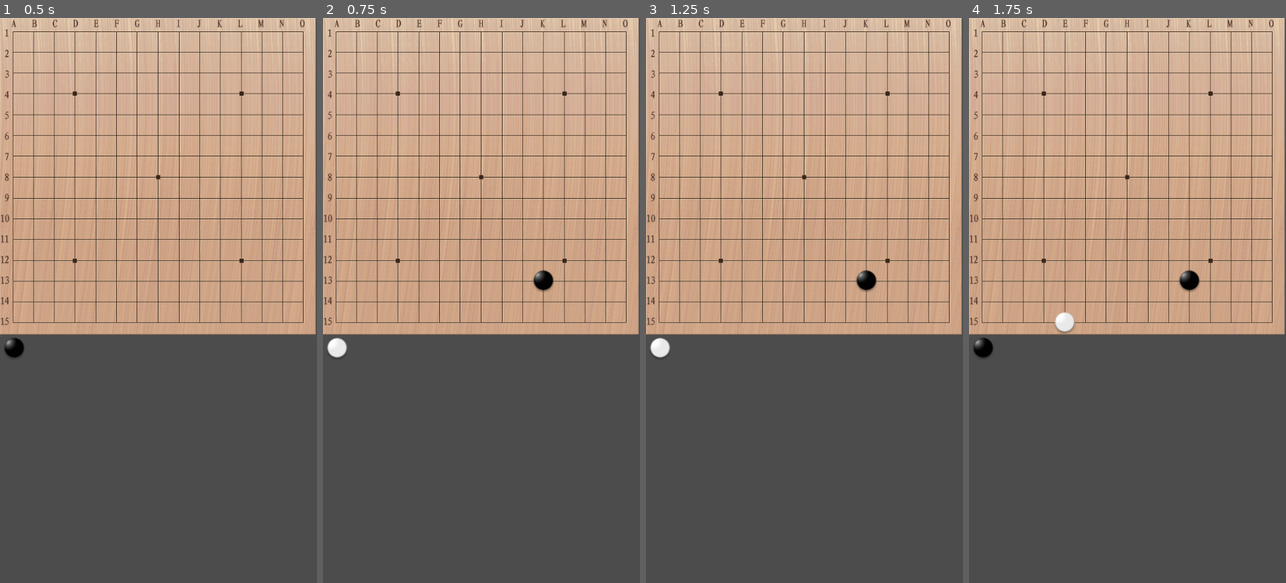
Above: before the commit, frames 1-4 (left to right).
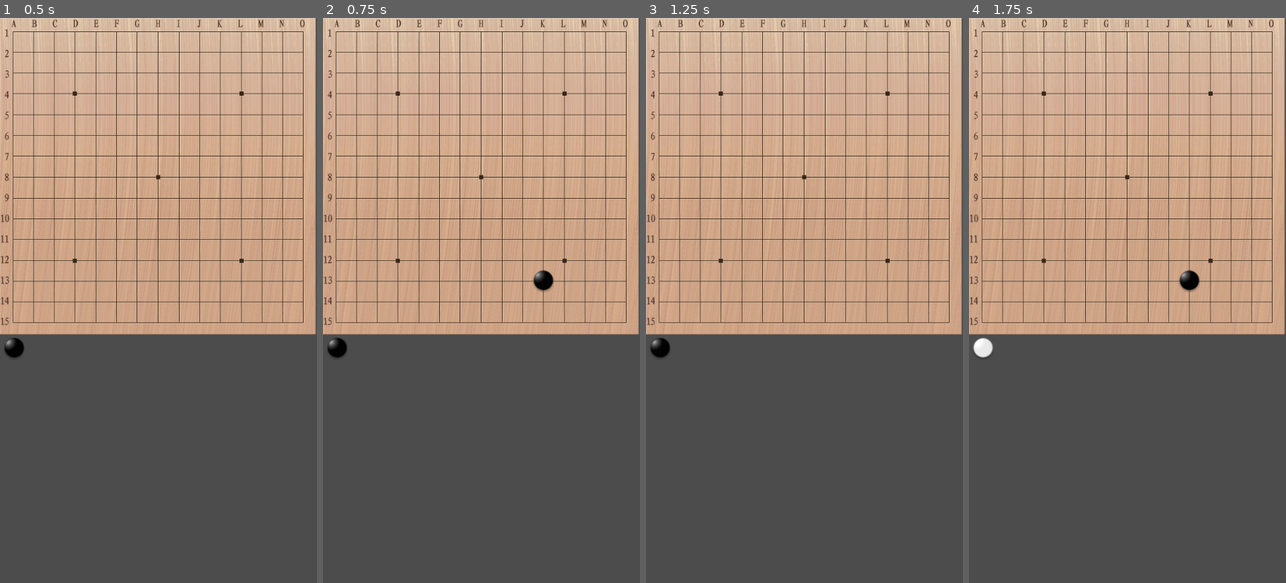
Above: after the commit, the same moments.

Repository: CodeLazier/gobang
Game: Godot game, scene res://assets/scenes/main.tscn
Same seed, same stepped clock (60 frames per second), same inputs: the game is played once before the commit and once after it. Before the commit the project starts from res://scenes/main.tscn.
Inputs (mouse positions are in pixels of both pictures, inside the frame that each line leads up to):
- Up to frame 1 (0.5 s): no input
- Up to frame 2 (0.75 s): tap Enter at 0.5 s; move the mouse to (551, 272) at 0.52 s; click (551, 272) at 0.67 s
- Up to frame 3 (1.25 s): no input
- Up to frame 4 (1.75 s): tap Space at 1.25 s; move the mouse to (1064, 328) at 1.27 s; click (1064, 328) at 1.42 s

Frame 1 is identical in both runs. In frame 2, 0.2% of the frame differs, in the area x 1-8%, y 56-61%; in frame 3, 0.4%, in the area x 1-73%, y 44-61%; in frame 4, 0.4%.

Commit message:
continue to optimize logic

Diff:
--- /dev/null
+++ b/assets/scenes/chess.tscn
@@ -0,0 +1,10 @@
+[gd_scene load_steps=2 format=2]
+
+[ext_resource path="res://assets/scripts/chess.gd" type="Script" id=1]
+
+[node name="Chess" type="Sprite"]
+script = ExtResource( 1 )
+
+[node name="Tween" type="Tween" parent="."]
+repeat = true
+playback/repeat = true
--- a/scenes/main.tscn
+++ b/assets/scenes/main.tscn
@@ -1,20 +1,21 @@
-[gd_scene load_steps=4 format=2]
+[gd_scene load_steps=5 format=2]
 
-[ext_resource path="res://assets/textures/gobang.png" type="Texture" id=1]
-[ext_resource path="res://scripts/main.gd" type="Script" id=2]
-[ext_resource path="res://assets/textures/gb.png" type="Texture" id=3]
+[ext_resource path="res://assets/textures/gb.png" type="Texture" id=1]
+[ext_resource path="res://assets/textures/gobang.png" type="Texture" id=2]
+[ext_resource path="res://assets/scripts/main.gd" type="Script" id=3]
+[ext_resource path="res://assets/audio/down.WAV" type="AudioStream" id=4]
 
 [node name="chessboard" type="Sprite"]
-texture = ExtResource( 1 )
+texture = ExtResource( 2 )
 centered = false
-script = ExtResource( 2 )
+script = ExtResource( 3 )
 __meta__ = {
 "_edit_lock_": true
 }
 
 [node name="chessTip" type="Sprite" parent="."]
 position = Vector2( 24.3767, 561.773 )
-texture = ExtResource( 3 )
+texture = ExtResource( 1 )
 
 [node name="CenterContainer" type="CenterContainer" parent="."]
 anchor_top = 1.198
@@ -34,4 +35,7 @@
 margin_right = 297.0
 margin_bottom = 166.0
 text = "Restart"
+
+[node name="downChessSample" type="AudioStreamPlayer" parent="."]
+stream = ExtResource( 4 )
 [connection signal="pressed" from="CenterContainer/Button" to="." method="_on_Button_pressed"]
--- a/scripts/chess.gd
+++ b/assets/scripts/chess.gd
@@ -4,20 +4,32 @@
 # Declare member variables here. Examples:
 # var a: int = 2
 # var b: String = "text"
-
+signal confirm_signal
 
 # Called when the node enters the scene tree for the first time.
 func _ready() -> void:
 	pass # Replace with function body.
 
-export (Global.CHESS_COLOR) var ChessColor setget setChessColor
+var ChessColor : int setget setChessColor
 # Called every frame. 'delta' is the elapsed time since the previous frame.
 #func _process(delta: float) -> void:
 #	pass
 
 func flash()->void:
-	$AnimationPlayer.stop()
-	$AnimationPlayer.play('flash')
+	$Tween.repeat=true
+	$Tween.interpolate_property(self,"visible",false,true,0.38, Tween.TRANS_LINEAR, Tween.TRANS_LINEAR)
+	$Tween.start()
+
+func confirm()->void:
+	$Tween.repeat=false
+	for i in range(0,2):
+		$Tween.interpolate_property(self,"visible",true,false,0.32, Tween.TRANS_LINEAR, Tween.TRANS_LINEAR)
+		$Tween.start()
+		yield($Tween,'tween_all_completed')
+
+	visible=true
+	emit_signal('confirm_signal')
+
 
 func setChessColor(cc:int)->void:
 	if cc==Global.CHESS_COLOR.CC_WHITE:
--- /dev/null
+++ b/assets/scripts/global.gd
@@ -0,0 +1,6 @@
+extends Node
+
+
+var	gb_texture:Texture=preload("res://assets/textures/gb.png")
+var	gw_texture:Texture=preload("res://assets/textures/gw.png")
+enum CHESS_COLOR{CC_INVALID=-1,CC_BLANK=0,CC_WHITE,CC_BLACK}
--- a/scripts/main.gd
+++ b/assets/scripts/main.gd
@@ -7,11 +7,15 @@
 const CHESS_NUMBER=15
 var CHESS_ARRAY=[]
 var IS_WIN:bool
-
-var chessScene;
-
+var IS_CONFIRM:bool=false
+
+var chessScene=preload('res://assets/scenes/chess.tscn')
+onready var btn_restart:Button=$CenterContainer/Button
+onready var chessTip:Sprite=$chessTip
+onready var downChessSample:AudioStreamPlayer=$downChessSample
 
 var Current_Input:int
+var LastChess:Chess=null
 
 func init()->void:
 	for s in CHESS_ARRAY:
@@ -22,7 +26,7 @@
 	Current_Input=Global.CHESS_COLOR.CC_BLACK
 	CHESS_ARRAY.resize(0)
 	CHESS_ARRAY.resize(15*15)
-	$chessTip.texture=Global.gb_texture
+	chessTip.texture=Global.gb_texture
 
 func setChess(x,y:int,s:Chess)->void:
 	if x<0 || x>CHESS_NUMBER-1 || y<0 || y>CHESS_NUMBER-1:
@@ -152,35 +156,47 @@
 	if getChess(x,y)!=null:
 		return null
 
+	downChessSample.play()
 	var sprite=chessScene.instance()
 	sprite.ChessColor=cc
 	sprite.position=Vector2(x,y) * CHESS_SPACE + CHESS_ORIGIN
-	setChess(x,y,sprite)
-
-	add_child(sprite)
+	LastChess=sprite
+	add_child(sprite) # first must
+	sprite.confirm()
+
+
 	return sprite
-
-
-# Called when the node enters the scene tree for the first time.
-func _ready() -> void:
-	chessScene=preload('res://scenes/chess.tscn')
-	$CenterContainer/Button.visible=false
-	init()
 
 func downChess(e:InputEventMouseButton):
 	var v=(e.position - CHESS_ORIGIN) / CHESS_SPACE
-	if createChess(v,Current_Input)!=null:
+	var vx=round(v.x)
+	var vy=round(v.y)
+	if IS_CONFIRM && LastChess!=null && getChess(vx,vy)==null:
+		var lastP=((LastChess.position - CHESS_ORIGIN) / CHESS_SPACE ).round()
+		setChess(lastP.x,lastP.y,null)
+		LastChess.queue_free()
+		LastChess=null
+		IS_CONFIRM=false
+
+
+	var sprite= createChess(v,Current_Input)
+	if sprite!=null:
+		setChess(vx,vy,sprite)
+		IS_CONFIRM=true
+		yield(sprite,'confirm_signal')
+		IS_CONFIRM=false
+
 		if !checkChessSuccess(v.round()):
 			if Current_Input==Global.CHESS_COLOR.CC_BLACK:
 				Current_Input=Global.CHESS_COLOR.CC_WHITE
-				$chessTip.texture=Global.gw_texture
+				chessTip.texture=Global.gw_texture
 			else:
 				Current_Input=Global.CHESS_COLOR.CC_BLACK
-				$chessTip.texture=Global.gb_texture
-		else:
-			$CenterContainer/Button.visible=true
+				chessTip.texture=Global.gb_texture
+		else:
+			#Win
 			IS_WIN=true
-			#赢了
+			btn_restart.visible=true
 
 
 func _input(event: InputEvent) -> void:
@@ -189,11 +205,10 @@
 		if e.pressed && !IS_WIN:
 			downChess(e)
 
-# Called every frame. 'delta' is the elapsed time since the previous frame.
-#func _process(delta: float) -> void:
-#	pass
-
+func _ready() -> void:
+	btn_restart.visible=false
+	init()
 
 func _on_Button_pressed() -> void:
-	$CenterContainer/Button.visible=false
+	btn_restart.visible=false
 	init()
--- a/project.godot
+++ b/project.godot
@@ -12,7 +12,7 @@
 "base": "Sprite",
 "class": "Chess",
 "language": "GDScript",
-"path": "res://scripts/chess.gd"
+"path": "res://assets/scripts/chess.gd"
 } ]
 _global_script_class_icons={
 "Chess": ""
@@ -21,14 +21,14 @@
 [application]
 
 config/name="gobang"
-run/main_scene="res://scenes/main.tscn"
+run/main_scene="res://assets/scenes/main.tscn"
 boot_splash/image="res://assets/textures/blank.png"
 boot_splash/bg_color=Color( 0, 0, 0, 1 )
 config/icon="res://icon.png"
 
 [autoload]
 
-Global="*res://scripts/global.gd"
+Global="*res://assets/scripts/global.gd"
 
 [display]
 
--- a/scenes/chess.tscn
+++ /dev/null
@@ -1,27 +0,0 @@
-[gd_scene load_steps=3 format=2]
-
-[ext_resource path="res://scripts/chess.gd" type="Script" id=1]
-
-[sub_resource type="Animation" id=1]
-resource_name = "flash"
-length = 0.6
-loop = true
-step = 0.01
-tracks/0/type = "value"
-tracks/0/path = NodePath(".:visible")
-tracks/0/interp = 0
-tracks/0/loop_wrap = true
-tracks/0/imported = false
-tracks/0/enabled = true
-tracks/0/keys = {
-"times": PoolRealArray( 0, 0.3, 1.5, 1.8 ),
-"transitions": PoolRealArray( 1, 1, 1, 1 ),
-"update": 1,
-"values": [ true, false, false, true ]
-}
-
-[node name="Chess" type="Sprite"]
-script = ExtResource( 1 )
-
-[node name="AnimationPlayer" type="AnimationPlayer" parent="."]
-anims/flash = SubResource( 1 )
--- a/scripts/global.gd
+++ /dev/null
@@ -1,16 +0,0 @@
-extends Node
-
-
-var	gb_texture:Texture
-var	gw_texture:Texture
-enum CHESS_COLOR{CC_INVALID=-1,CC_BLANK=0,CC_WHITE,CC_BLACK}
-
-# Called when the node enters the scene tree for the first time.
-func _ready() -> void:
-	gb_texture=preload("res://assets/textures/gb.png")
-	gw_texture=preload("res://assets/textures/gw.png")
-
-
-# Called every frame. 'delta' is the elapsed time since the previous frame.
-#func _process(delta: float) -> void:
-#	pass
Not shown, added: assets/audio/down.WAV.import
Not shown, changed: README.md
Not shown, added: assets/audio/down.WAV
